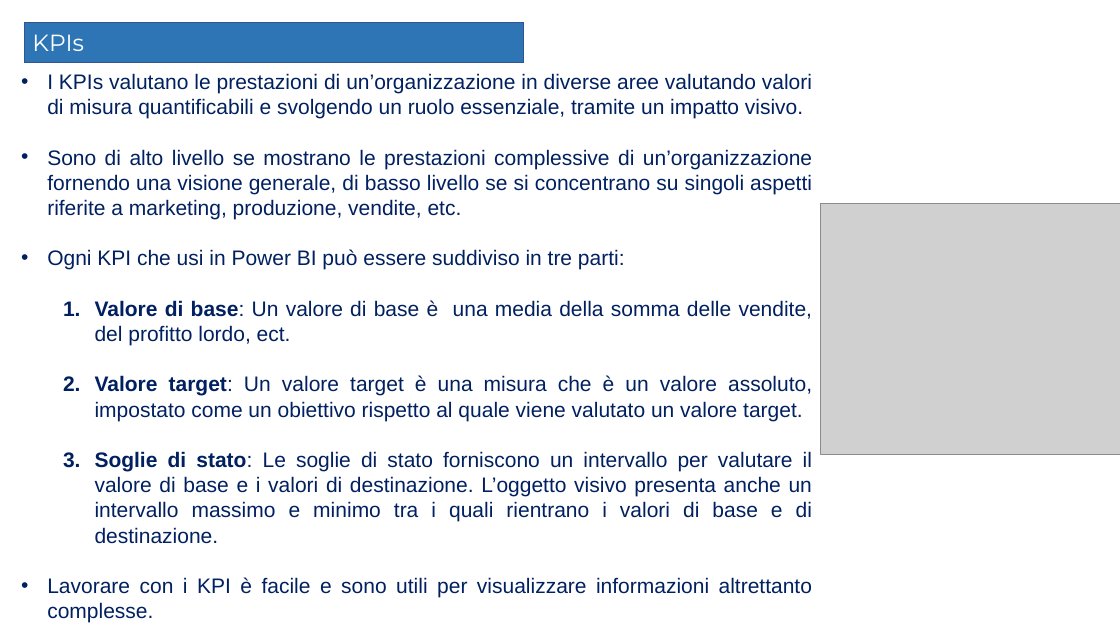
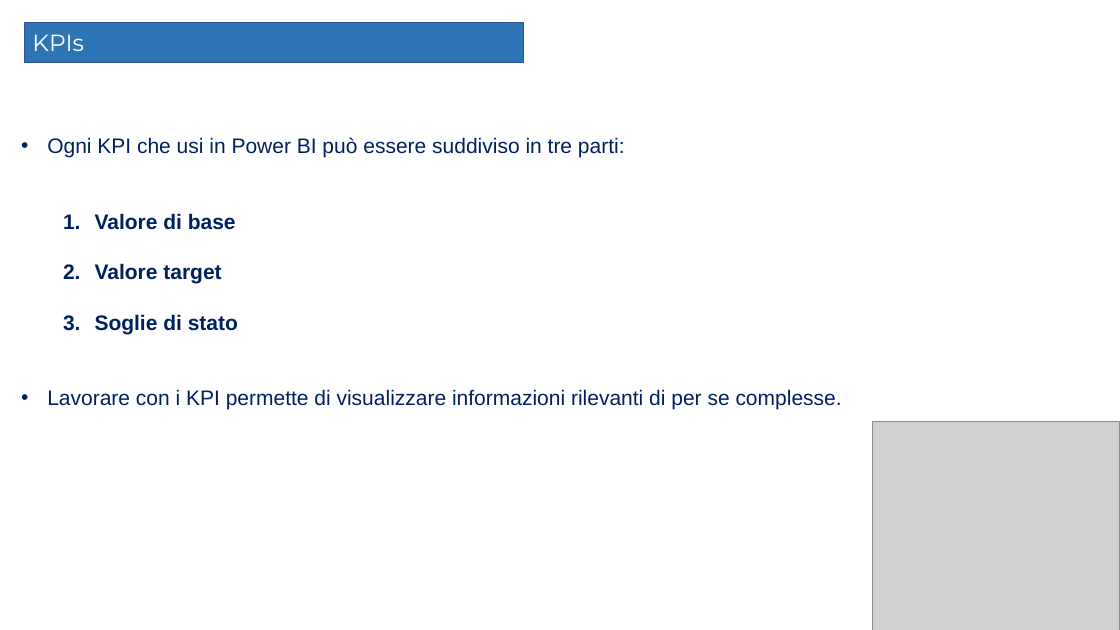
Before and after one commit to Elmaravilla7/Tesi, a slide deck: slide 3 of Presentazione204898.pptx (slide 10 before the commit). Drawn at 1120x630 pixels with LibreOffice and Linux fonts; fonts in the diff are those of the drawing; grey boxes stand for pictures; background and template pictures are left out. Boxes give left, top, right and bottom in pixels: in the first picture for what was removed or moved away, otherwise in the second. Text is boxed around its words. In the diff, an @@ line names an element or a change of style, - is before the commit and + after.

```diff
--- a/Presentazione204898.pptx
+++ b/Presentazione204898.pptx
@@ text at [47,73,812,219]: paragraphs removed @@
-• I KPIs valutano le prestazioni di un’organizzazione in diverse aree valutando valori di misura quantificabili e svolgendo un ruolo essenziale, tramite un impatto visivo.
-• Sono di alto livello se mostrano le prestazioni complessive di un’organizzazione fornendo una visione generale, di basso livello se si concentrano su singoli aspetti riferite a marketing, produzione, vendite, etc.
@@ text "Ogni KPI che usi in ...": place and size @@
-text "Ogni KPI che usi in ..." at [47,73,812,623]
+text "Ogni KPI che usi in ..." at [47,137,842,410]
@@ text at [47,213,842,410]: text changed @@
-  1. Valore di base: Un valore di base è una media della somma delle vendite, del profitto lordo, ect.
-  2. Valore target: Un valore target è una misura che è un valore assoluto, impostato come un obiettivo rispetto al quale viene valutato un valore target.
-  3. Soglie di stato: Le soglie di stato forniscono un intervallo per valutare il valore di base e i valori di destinazione. L’oggetto visivo presenta anche un intervallo massimo e minimo tra i quali rientrano i valori di base e di destinazione.
-• Lavorare con i KPI è facile e sono utili per visualizzare informazioni altrettanto complesse.
+  1. Valore di base
+  2. Valore target
+  3. Soglie di stato
+• Lavorare con i KPI permette di visualizzare informazioni rilevanti di per se complesse.
@@ picture: place and size @@
-picture at [821,203,1120,455]
+picture at [873,422,1120,630]
```
Also in this commit, not shown: 22 other slides changed, 1 slide added, 16 slides removed.
